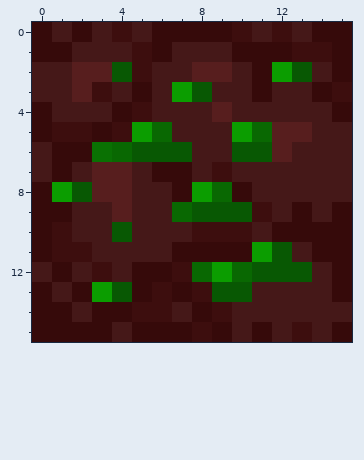
One commit to this pixel-art sprite: oresources/nethercraft/textures/blocks/foulite_ore.png. The first picture shows the starting point.
The file is 16x16 pixels. Colours within 5 levels of each other are drawn and written as one.
Now the later version:
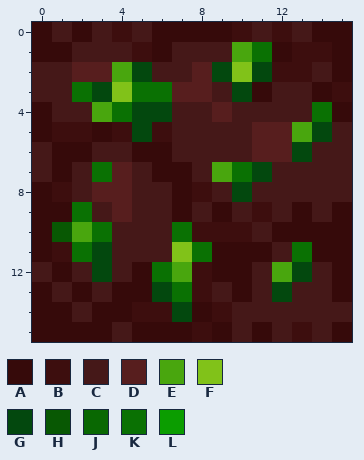
Palette (. is transparent): A #360a0a  B #3d0e0e  C #451818  D #571e1e  E #49a60e  F #81c219  G #03480e  H #085803  J #096802  K #0a7103  L #0b9d00
The exact change:
y 1: x 10..11 AA -> EK
y 2: x 4..5 HB -> EG; x 9..13 DCALH -> GFGBB
y 3: x 2..8 DBCACLH -> KGFKKDD; x 10 C -> G
y 4: x 3..6 CABC -> EKGG; x 14 C -> K
y 5: x 5..6 LJ -> GB; x 10..11 LJ -> CD; x 13..14 DC -> EG
y 6: x 3..7 KJHHH -> CCAAC; x 10..11 HH -> CD; x 13 C -> G
y 7: x 3 D -> K; x 9..11 BCC -> EKG
y 8: x 1..2 LH -> BC; x 8..10 LJA -> BCG
y 9: x 2 C -> K; x 7..10 JHHH -> ACAC
y 10: x 1..4 BCCH -> HEKC; x 7 C -> K
y 11: x 2..3 BC -> KG; x 7..8 AA -> FK; x 11..13 LHC -> ACK
y 12: x 3 B -> G; x 6..13 ABJLJHHH -> KEBAACEG
y 13: x 3..4 LH -> CA; x 6..7 BA -> GK; x 9..10 HH -> CA; x 12 C -> G
y 14: x 7 C -> G
Boxes around the changes in both pictures, in picture pixels (x1, y1, x2, y2):
changed: (52, 42, 332, 322)
